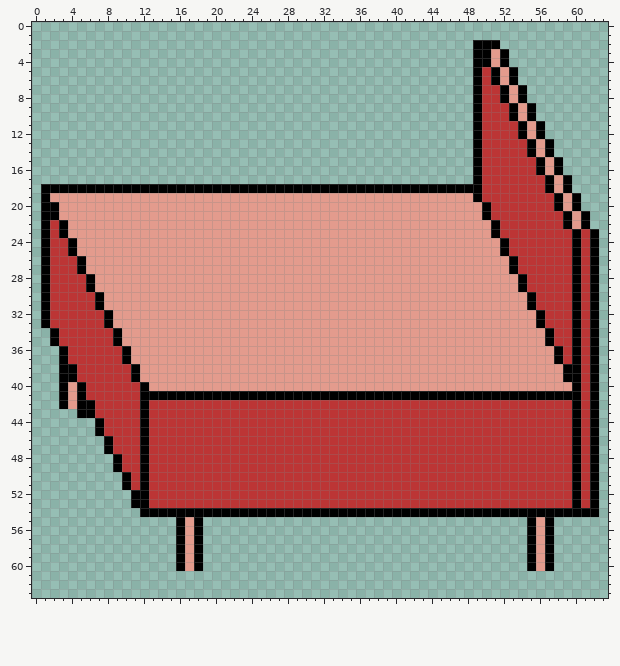
File history of a pixel-art sprite, bed.png. That is the earlier state.
The file is 64x64 pixels.
The result:
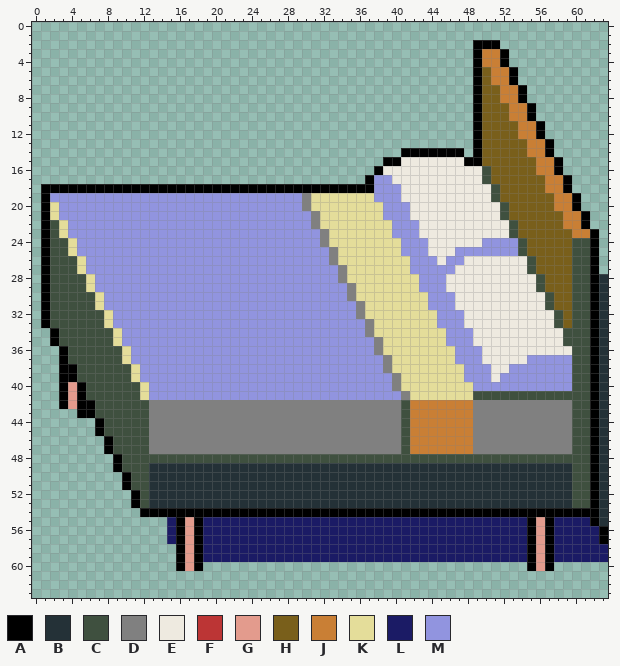
Palette (. is transparent): A #000000  B #243137  C #3f503f  D #808080  E #eeeae0  F #bc3535  G #e39b8d  H #795f1b  J #c97f35  K #e4dd9a  L #1b1b65  M #9194df
Difference:
Changed rows in their new state; - is an unchanged pixel.
first column x 2:
 3 ------------------------------------------------JJ------------
 4 ------------------------------------------------JJ------------
 5 ------------------------------------------------HJJ-----------
 6 ------------------------------------------------HJJ-----------
 7 ------------------------------------------------HHJJ----------
 8 ------------------------------------------------HHJJ----------
 9 ------------------------------------------------HHHJJ---------
10 ------------------------------------------------HHHJJ---------
11 ------------------------------------------------HHHHJJ--------
12 ------------------------------------------------HHHHJJ--------
13 ------------------------------------------------HHHHHJJ-------
14 ---------------------------------------AAAAAAA--HHHHHJJ-------
15 -------------------------------------AAEEEEEEEA-HHHHHHJJ------
16 ------------------------------------AEEEEEEEEEEECHHHHHJJ------
17 -----------------------------------AMMEEEEEEEEEECHHHHHHJJ-----
18 ------------------------------------MMMEEEEEEEEEECHHHHHJJ-----
19 MMMMMMMMMMMMMMMMMMMMMMMMMMMMDKKKKKKKMMMEEEEEEEEEECHHHHHHJJ----
20 KMMMMMMMMMMMMMMMMMMMMMMMMMMMDKKKKKKKKMMMEEEEEEEEEECHHHHHJJ----
21 KMMMMMMMMMMMMMMMMMMMMMMMMMMMMDKKKKKKKMMMEEEEEEEEEECHHHHHHJJ---
22 CKMMMMMMMMMMMMMMMMMMMMMMMMMMMDKKKKKKKKMMMEEEEEEEEEECHHHHHJJ---
23 CKMMMMMMMMMMMMMMMMMMMMMMMMMMMMDKKKKKKKMMMEEEEEEEEEECHHHHHHJJ--
24 CCKMMMMMMMMMMMMMMMMMMMMMMMMMMMDKKKKKKKKMMMEEEEEEMMMMCHHHHHCC--
25 CCKMMMMMMMMMMMMMMMMMMMMMMMMMMMMDKKKKKKKMMMEEEMMMMMMMCHHHHHCC--
26 CCCKMMMMMMMMMMMMMMMMMMMMMMMMMMMDKKKKKKKKMMMEMMEEEEEEECHHHHCC--
27 CCCKMMMMMMMMMMMMMMMMMMMMMMMMMMMMDKKKKKKKMMMMMEEEEEEEECHHHHCC--
28 CCCCKMMMMMMMMMMMMMMMMMMMMMMMMMMMDKKKKKKKKMMMEEEEEEEEEECHHHCC-B
29 CCCCKMMMMMMMMMMMMMMMMMMMMMMMMMMMMDKKKKKKKMMMEEEEEEEEEECHHHCC-B
30 CCCCCKMMMMMMMMMMMMMMMMMMMMMMMMMMMDKKKKKKKKMMMEEEEEEEEEECHHCC-B
31 CCCCCKMMMMMMMMMMMMMMMMMMMMMMMMMMMMDKKKKKKKMMMEEEEEEEEEECHHCC-B
32 CCCCCCKMMMMMMMMMMMMMMMMMMMMMMMMMMMDKKKKKKKKMMMEEEEEEEEEECHCC-B
33 CCCCCCKMMMMMMMMMMMMMMMMMMMMMMMMMMMMDKKKKKKKMMMEEEEEEEEEECHCC-B
34 -CCCCCCKMMMMMMMMMMMMMMMMMMMMMMMMMMMDKKKKKKKKMMMEEEEEEEEEECCC-B
35 -CCCCCCKMMMMMMMMMMMMMMMMMMMMMMMMMMMMDKKKKKKKMMMEEEEEEEEEECCC-B
36 --CCCCCCKMMMMMMMMMMMMMMMMMMMMMMMMMMMDKKKKKKKKMMMEEEEEEEEEECC-B
37 --CCCCCCKMMMMMMMMMMMMMMMMMMMMMMMMMMMMDKKKKKKKMMMEEEEEMMMMMCC-B
38 ---CCCCCCKMMMMMMMMMMMMMMMMMMMMMMMMMMMDKKKKKKKKMMMEEMMMMMMMCC-B
39 ---CCCCCCKMMMMMMMMMMMMMMMMMMMMMMMMMMMMDKKKKKKKMMMEMMMMMMMMCC-B
40 ----CCCCCCKMMMMMMMMMMMMMMMMMMMMMMMMMMMDKKKKKKKKMMMMMMMMMMMCC-B
41 ----CCCCCCKMMMMMMMMMMMMMMMMMMMMMMMMMMMMDKKKKKKKCCCCCCCCCCCCC-B
42 -----CCCCCCDDDDDDDDDDDDDDDDDDDDDDDDDDDDCJJJJJJJDDDDDDDDDDDCC-B
43 -----CCCCCCDDDDDDDDDDDDDDDDDDDDDDDDDDDDCJJJJJJJDDDDDDDDDDDCC-B
44 ------CCCCCDDDDDDDDDDDDDDDDDDDDDDDDDDDDCJJJJJJJDDDDDDDDDDDCC-B
45 ------CCCCCDDDDDDDDDDDDDDDDDDDDDDDDDDDDCJJJJJJJDDDDDDDDDDDCC-B
46 -------CCCCDDDDDDDDDDDDDDDDDDDDDDDDDDDDCJJJJJJJDDDDDDDDDDDCC-B
47 -------CCCCDDDDDDDDDDDDDDDDDDDDDDDDDDDDCJJJJJJJDDDDDDDDDDDCC-B
48 --------CCCCCCCCCCCCCCCCCCCCCCCCCCCCCCCCCCCCCCCCCCCCCCCCCCCC-B
49 --------CCCBBBBBBBBBBBBBBBBBBBBBBBBBBBBBBBBBBBBBBBBBBBBBBBCC-B
50 ---------CCBBBBBBBBBBBBBBBBBBBBBBBBBBBBBBBBBBBBBBBBBBBBBBBCC-B
51 ---------CCBBBBBBBBBBBBBBBBBBBBBBBBBBBBBBBBBBBBBBBBBBBBBBBCC-B
52 ----------CBBBBBBBBBBBBBBBBBBBBBBBBBBBBBBBBBBBBBBBBBBBBBBBCC-B
53 ----------CBBBBBBBBBBBBBBBBBBBBBBBBBBBBBBBBBBBBBBBBBBBBBBBCC-B
54 -------------------------------------------------------------B
55 -------------L---LLLLLLLLLLLLLLLLLLLLLLLLLLLLLLLLLLLL---LLLLAB
56 -------------L---LLLLLLLLLLLLLLLLLLLLLLLLLLLLLLLLLLLL---LLLLLA
57 -------------L---LLLLLLLLLLLLLLLLLLLLLLLLLLLLLLLLLLLL---LLLLLA
58 -----------------LLLLLLLLLLLLLLLLLLLLLLLLLLLLLLLLLLLL---LLLLLL
59 -----------------LLLLLLLLLLLLLLLLLLLLLLLLLLLLLLLLLLLL---LLLLLL
